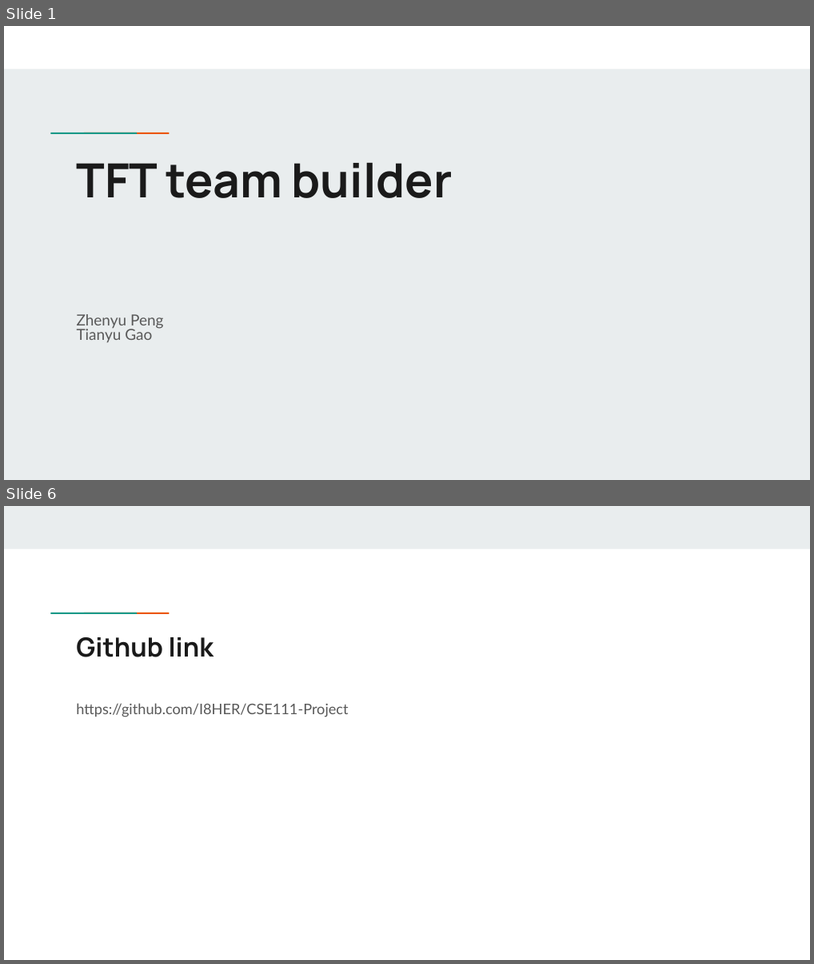
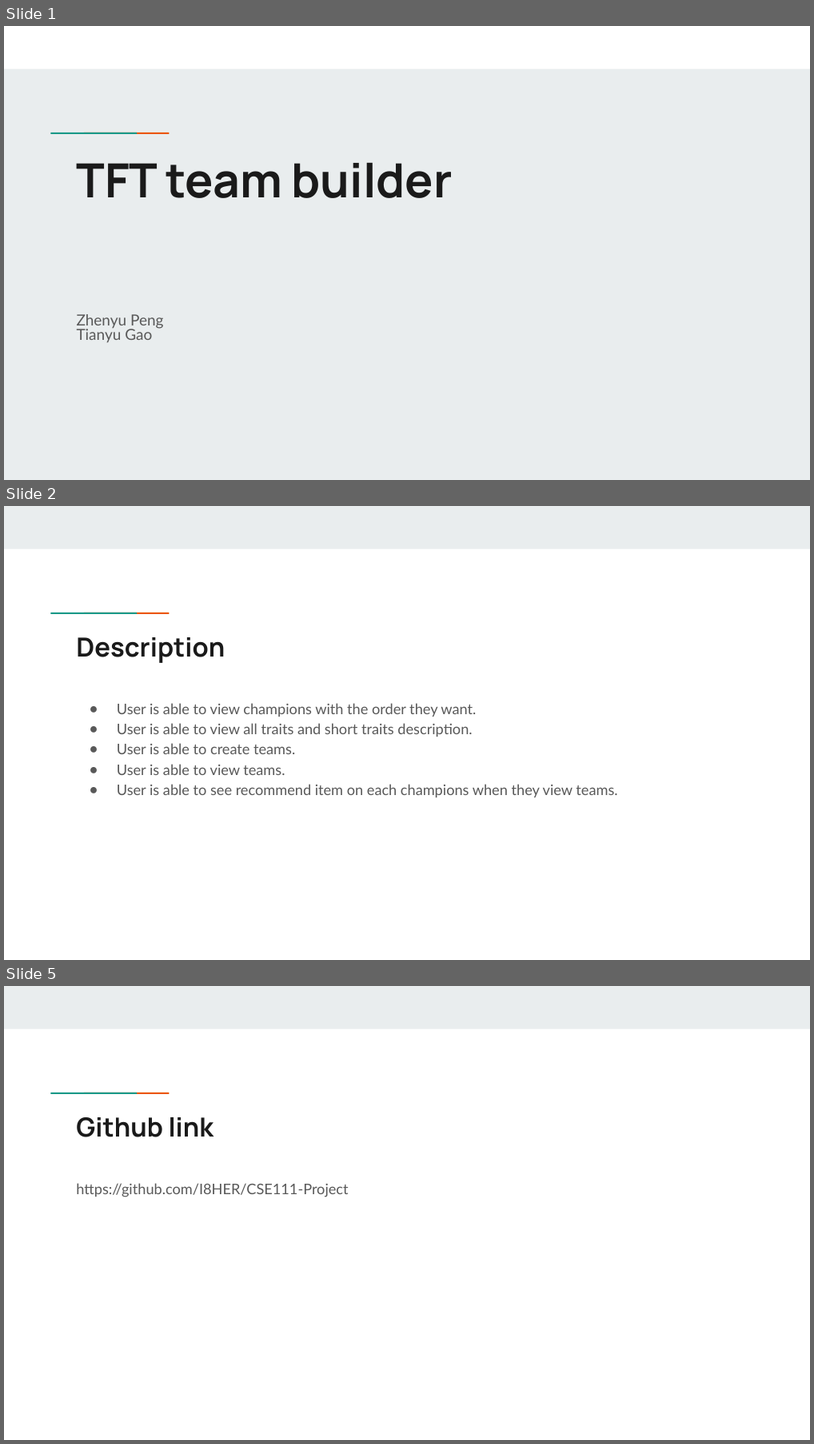
Before and after one commit to I8HER/CSE111-Project, a slide deck: cse111project1.pptx. Shown one above the other, each under a label of ours: slides 1 and 6 before the commit, slides 1, 2 and 5 after it; the slides between them are not shown. The pictures are 814x964 and 814x1444 pixels, drawn with LibreOffice and Linux fonts; fonts in the diff are those of the drawing. Boxes give left, top, right and bottom in pixels: in the first picture for what was removed or moved away, otherwise in the second. Text is boxed around its words. In the diff, an @@ line names an element or a change of style, - is before the commit and + after.

```diff
--- a/cse111project1.pptx
+++ b/cse111project1.pptx
@@ slide 2 added at [4,506,810,960], background #FFFFFF; not listed: 3 template elements that a slide beside it also shows @@
@@ title added at [76,637,225,663], 23.4 pt, text #1A1A1A, bold @@
+Description
@@ text added at [117,703,618,797], 13 pt, text #595959 @@
+● User is able to view champions with the order they want.
+● User is able to view all traits and short traits description.
+● User is able to create teams.
+● User is able to view teams.
+● User is able to see recommend item on each champions when they view teams.
@@ what was slide 6 is now slide 5 @@
```
Also in this commit, not shown: 1 slide changed, 2 other slides added, 3 slides removed.
